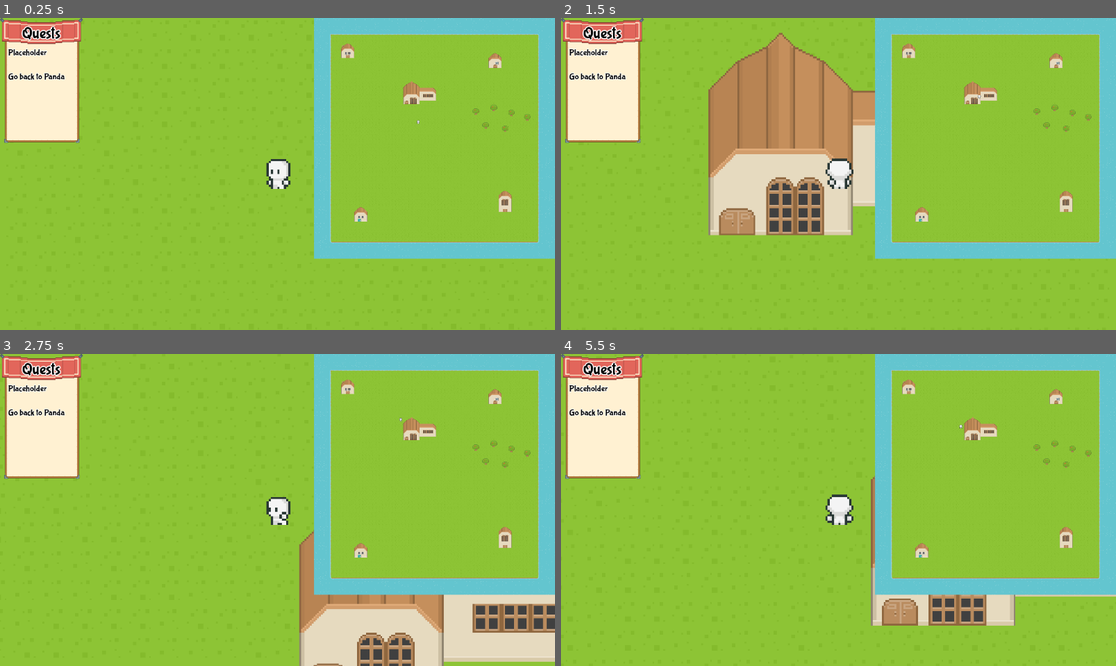
Above: before the commit, frames 1-4 (two rows, left to right).
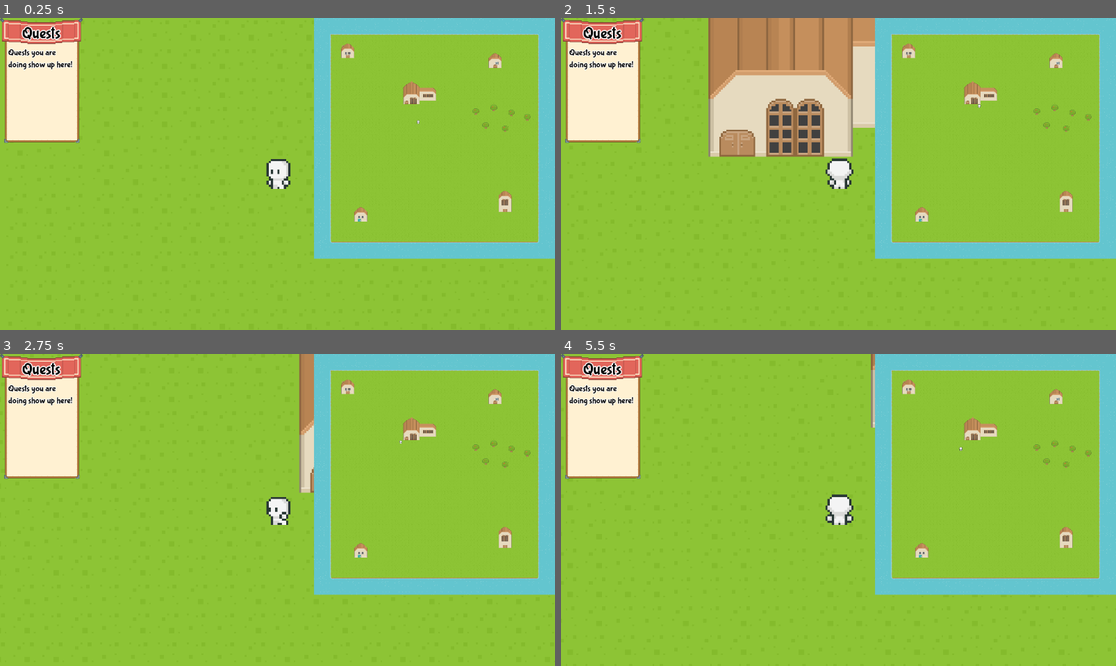
Above: after the commit, the same moments.

Repository: LKenny26/Buddyville
Game: Godot game, scene res://scenes/main.tscn
Two runs of this game, one before a commit and one after it. Both use one fixed random seed, a clock stepped at 60 frames per second and the inputs below.
Inputs (mouse positions are in pixels of both pictures, inside the frame that each line leads up to):
- Up to frame 1 (0.25 s): no input
- Up to frame 2 (1.5 s): move the mouse to (1038, 111) at 0.52 s; press the mouse at (1038, 111) at 0.53 s; hold Up (Up) from 0.53 s (still down); release the mouse at (1038, 111) at 1.28 s; tap Shift (Run) at 1.35 s; click (1038, 111) at 1.42 s
- Up to frame 3 (2.75 s): move the mouse to (510, 447) at 2.02 s; release Up (Up) at 2.03 s; press the mouse at (510, 447) at 2.03 s; hold Left (Left) from 2.03 s (still down)
- Up to frame 4 (5.5 s): release the mouse at (1071, 447) at 2.78 s; tap Shift (Run) at 2.85, 4.35 s; click (1071, 447) at 2.92 s; move the mouse to (1054, 444) at 3.52 s; release Left (Left) at 3.53 s; press the mouse at (1054, 444) at 3.53 s; hold Down (Down) 3.53-4.28 s; release the mouse at (1054, 444) at 4.28 s; hold Right (Right) 4.28-5.03 s; click (1054, 444) at 4.42 s; move the mouse to (1049, 460) at 5.02 s; press the mouse at (1049, 460) at 5.03 s; hold Up (Up) from 5.03 s (still down)

The runs differ from the first frame. In frame 1, 0.4% of the frame differs, in the area x 1-14%, y 9-20%; in frame 2, 18%, in the area x 1-76%, y 0-70%; in frame 3, 12%; in frame 4, 3.6%.

Commit message:
added pre state for no talk to petey yet

Diff:
--- a/buddyville/resources/gameres/outside-tileset.tres
+++ b/buddyville/resources/gameres/outside-tileset.tres
@@ -1955,5 +1955,5 @@
 59:31/0 = 0
 
 [resource]
-physics_layer_0/collision_layer = 0
+physics_layer_0/collision_layer = 1
 sources/0 = SubResource("TileSetAtlasSource_3ivgm")
--- a/buddyville/scenes/QuestHUD.tscn
+++ b/buddyville/scenes/QuestHUD.tscn
@@ -8,7 +8,7 @@
 atlas = ExtResource("2_6nf1c")
 region = Rect2(128, 96, 96, 30)
 
-[node name="MainHud" type="CanvasLayer"]
+[node name="QuestHUD" type="CanvasLayer"]
 script = ExtResource("1_m52t1")
 
 [node name="QuestContainer" type="Control" parent="."]
@@ -36,9 +36,8 @@
 grow_horizontal = 2
 grow_vertical = 2
 theme_override_font_sizes/font_size = 18
-text = "Placeholder
-
-Go back to Panda"
+text = "Quests you are doing show up here!"
+autowrap_mode = 3
 
 [node name="QuestTitle" type="TextureRect" parent="QuestContainer"]
 layout_mode = 1
--- a/buddyville/scenes/game_state.gd
+++ b/buddyville/scenes/game_state.gd
@@ -3,6 +3,7 @@
 
 # different states of the game
 enum{
+	PRE,
 	MEET,
 	COLLECT,
 	DIG,
@@ -15,6 +16,7 @@
 }
 
 const QUEST_STRINGS = {
+	PRE: "Quests you are doing show up here!",
 	MEET: "Go meet everyone!\n\n Then, return to Petey",
 	COLLECT: "Go collect an apple!\n\n Then, return to Petey",
 	DIG: "Go dig up some gold!\n\n Then, return to Petey",
--- a/buddyville/scenes/main.tscn
+++ b/buddyville/scenes/main.tscn
@@ -8,7 +8,6 @@
 [ext_resource type="PackedScene" uid="uid://c40ij0bcltqal" path="res://scenes/Porcupine.tscn" id="5_6pkf2"]
 [ext_resource type="PackedScene" uid="uid://cgveo3du6coy4" path="res://scenes/Rabbit.tscn" id="6_an1qs"]
 [ext_resource type="PackedScene" uid="uid://cogv1ja5ppqhl" path="res://scenes/dialogue_hud.tscn" id="7_dshv0"]
-[ext_resource type="PackedScene" uid="uid://cq4qqdpm2ykth" path="res://scenes/QuestHUD.tscn" id="9_1bo24"]
 [ext_resource type="PackedScene" uid="uid://vkpyypyk1cu6" path="res://scenes/mini_map.tscn" id="9_omdnr"]
 
 [node name="Main" type="Node2D"]
@@ -39,5 +38,3 @@
 [node name="MiniMap" parent="." node_paths=PackedStringArray("player", "tileMap") instance=ExtResource("9_omdnr")]
 player = NodePath("../player")
 tileMap = NodePath("../Map")
-
-[node name="MainHud" parent="." instance=ExtResource("9_1bo24")]
--- a/buddyville/scripts/player.gd
+++ b/buddyville/scripts/player.gd
@@ -24,7 +24,6 @@
 	pause_menu.exit_game.connect(exit_pressed)
 	pause_menu.return_game.connect(return_pressed)
 	inventory = GameState.inventory
-	set_quest_window()
 
 var inventory = []
 
@@ -97,6 +96,7 @@
 
 func set_quest_window():
 	$QuestHUD.update_quest(GameState.QUEST_STRINGS[GameState.game_state])
+	print(GameState.game_state)
 
 func death():
 	set_process(false)
Not shown: 1 places in buddyville/scenes/QuestHUD.tscn that only renumber resources
Not shown: 1 places in buddyville/scenes/main.tscn that only renumber resources
Not shown: 1 places in buddyville/scenes/player.tscn that only renumber resources
